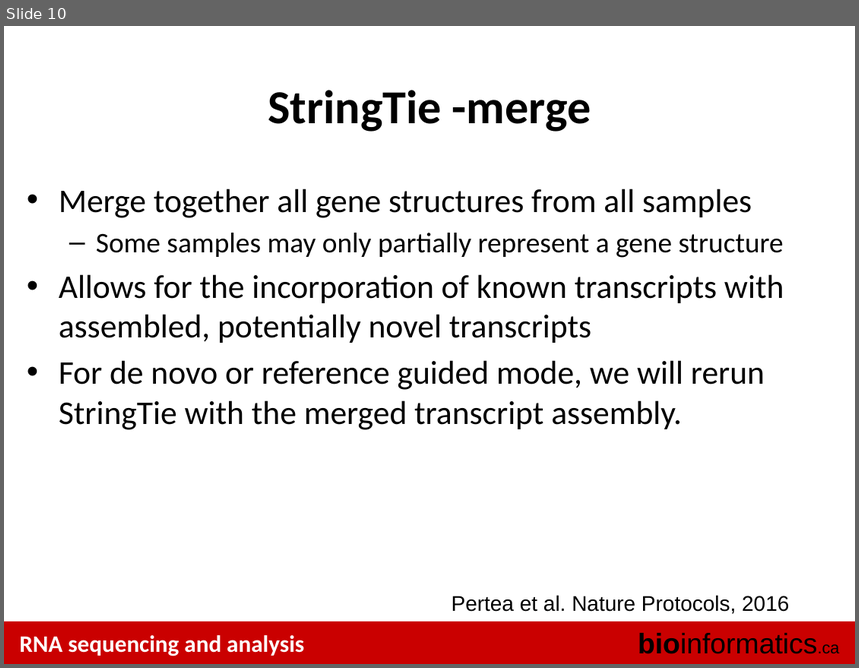
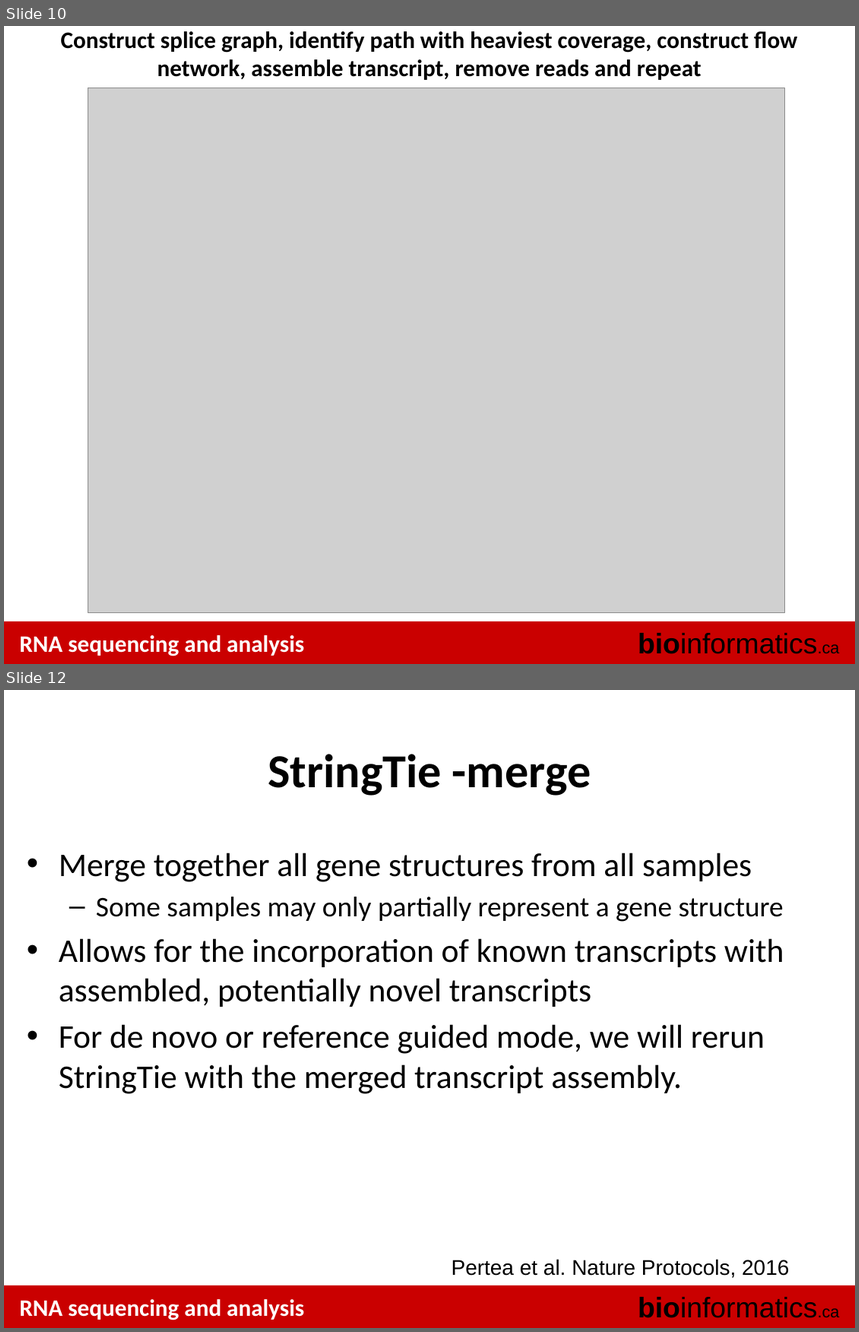
Before and after one commit to griffithlab/rnaseq_tutorial_wiki, a slide deck: LectureFiles/cbw/2017/RNASeq_Module3_Lecture.pptx. Shown one above the other, each under a label of ours: slide 10 before the commit, slides 10 and 12 after it; the slides between them are not shown. The pictures are 859x668 and 859x1332 pixels, drawn with LibreOffice and Linux fonts; fonts in the diff are those of the drawing; grey boxes stand for pictures. Boxes give left, top, right and bottom in pixels: in the first picture for what was removed or moved away, otherwise in the second. Text is boxed around its words. In the diff, an @@ line names an element or a change of style, - is before the commit and + after.

```diff
--- a/LectureFiles/cbw/2017/RNASeq_Module3_Lecture.pptx
+++ b/LectureFiles/cbw/2017/RNASeq_Module3_Lecture.pptx
@@ slide 10 added at (4, 26, 855, 664), background #FFFFFF; not listed: 3 template elements that a slide beside it also shows @@
@@ title added at (61, 31, 797, 80), 20 pt, text #000000, bold @@
+Construct splice graph, identify path with heaviest coverage, construct flow network, assemble transcript, remove reads and repeat
@@ picture added at (88, 88, 785, 613) @@
@@ what was slide 10 is now slide 12 @@
```
Also in this commit, not shown: 4 slides changed, 2 other slides added, 1 other file.
